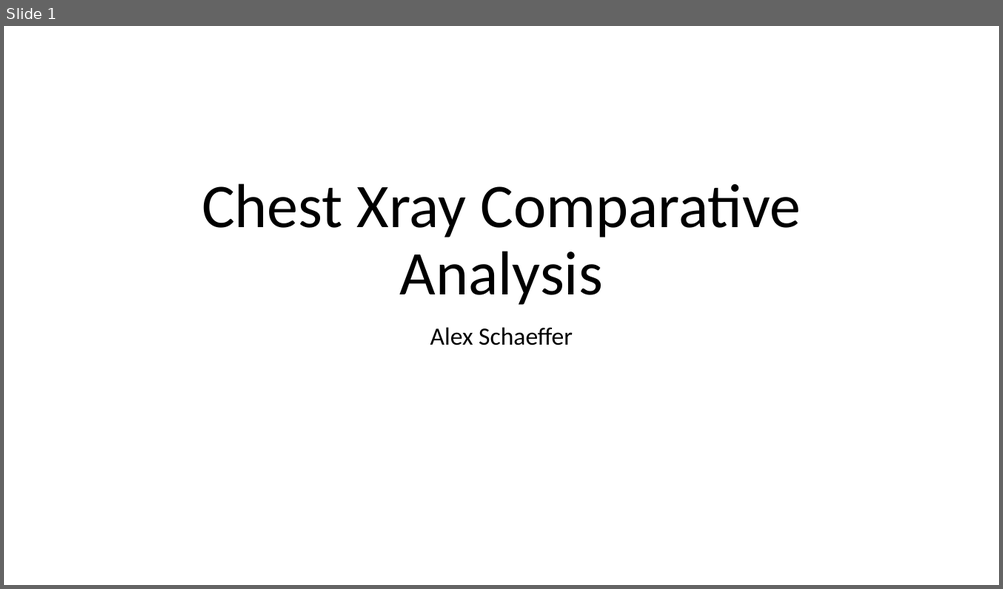
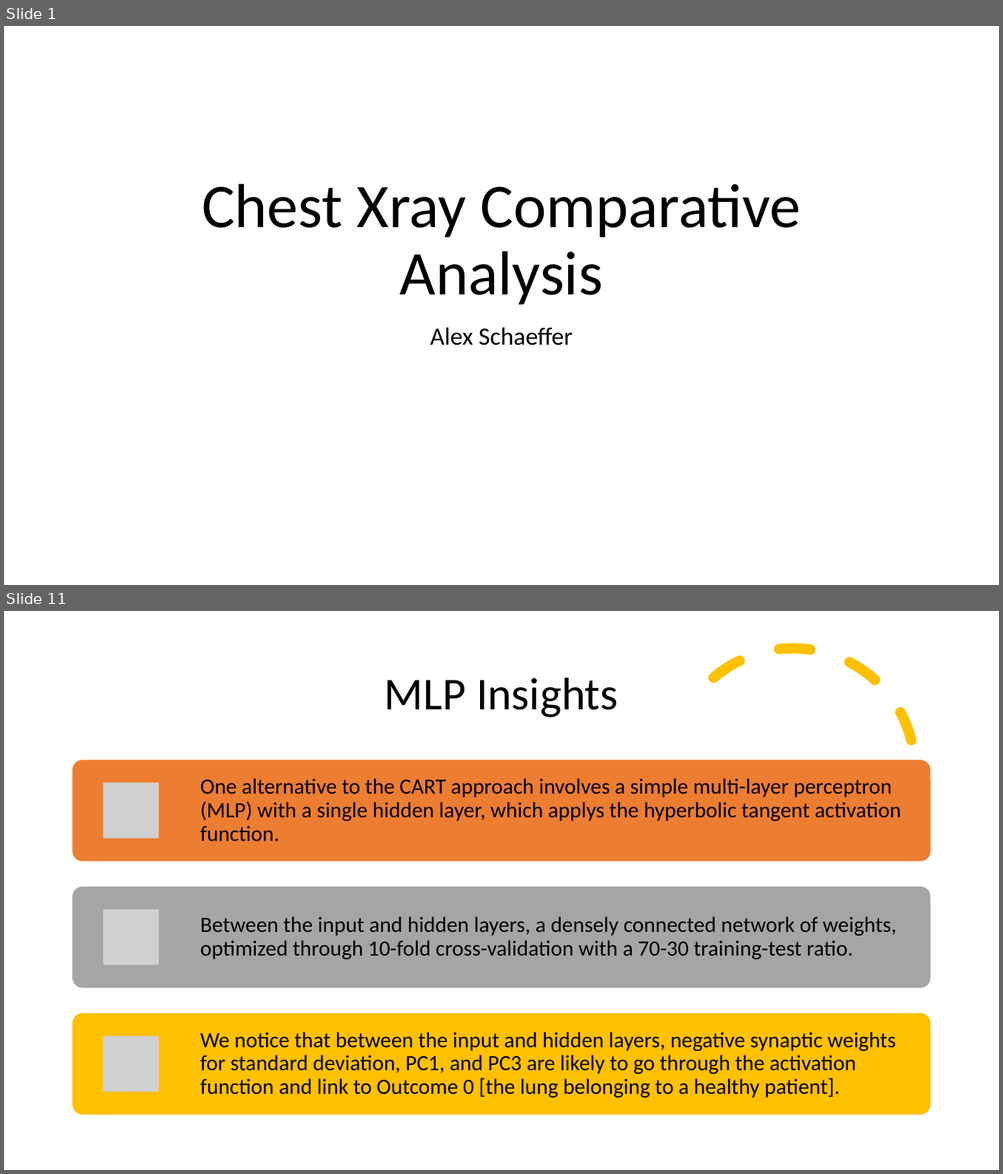
Before and after one commit to AlexSchaefferEdu/GP3, a slide deck: Presentation_Schaeffer.pptx. Shown one above the other, each under a label of ours: slide 1 before the commit, slides 1 and 11 after it; the slides between them are not shown. The pictures are 1003x589 and 1003x1174 pixels, drawn with LibreOffice and Linux fonts; fonts in the diff are those of the drawing; grey boxes stand for pictures. Boxes give left, top, right and bottom in pixels: in the first picture for what was removed or moved away, otherwise in the second. Text is boxed around its words. In the diff, an @@ line names an element or a change of style, - is before the commit and + after.

```diff
--- a/Presentation_Schaeffer.pptx
+++ b/Presentation_Schaeffer.pptx
@@ slide 11 added at [4, 611, 999, 1170], background #FFFFFF @@
@@ arc (boxed as its full ellipse) added at [645, 622, 941, 919], outline #FFC000 10 pt dashed @@
@@ title added at [384, 678, 617, 718], 44 pt, text #000000 @@
+MLP Insights
@@ group added at [73, 760, 930, 1116]: 3 rounded rectangles, 3 pictures, 3 texts @@
+One alternative to the CART approach involves a simple multi-layer perceptron (MLP) with a single hidden layer, which applys the hyperbolic tangent activation function.
+Between the input and hidden layers, a densely connected network of weights, optimized through 10-fold cross-validation with a 70-30 training-test ratio.
+We notice that between the input and hidden layers, negative synaptic weights for standard deviation, PC1, and PC3 are likely to go through the activation function and link to Outcome 0 [the lung belonging to a healthy patient].
```
Also in this commit, not shown: 10 other slides added, 1 slide removed, 4 other files.
